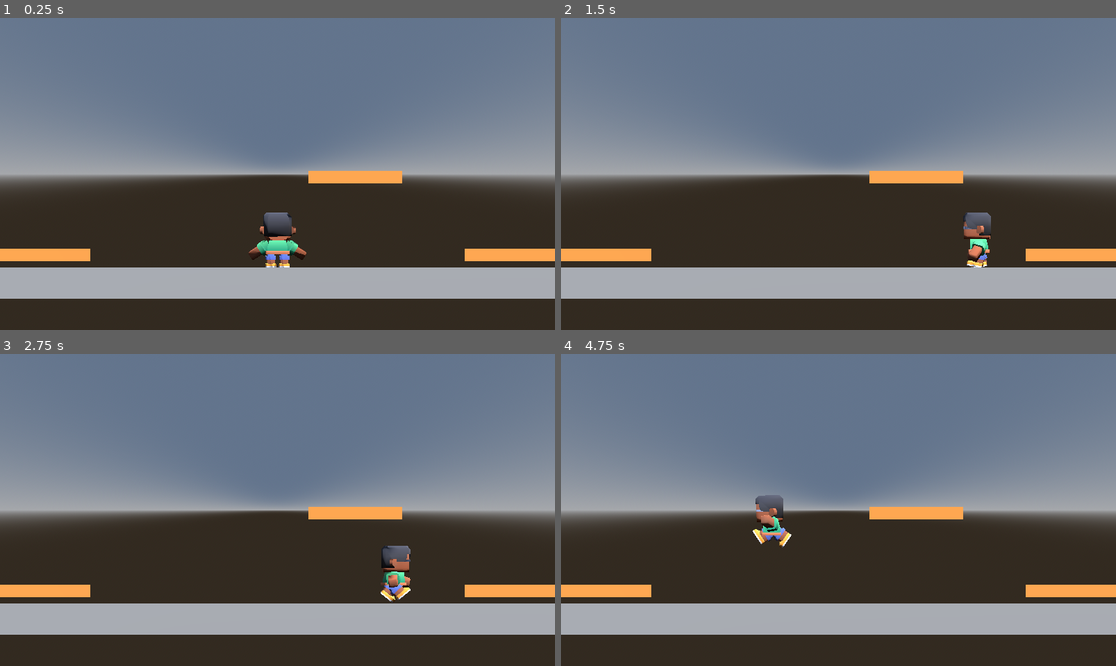
Above: before the commit, frames 1-4 (two rows, left to right).
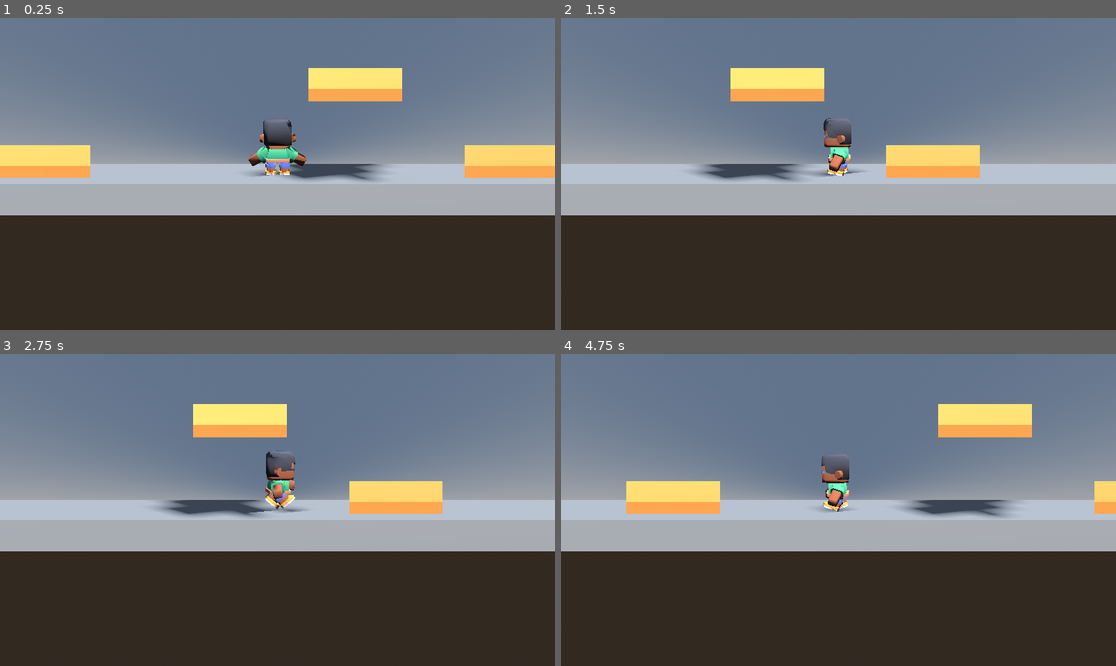
Above: after the commit, the same moments.

Repository: DanielNavarro-02/SpartanBlood
Game: Godot game, scene res://main.tscn
Two runs of this game, one before a commit and one after it. Both use one fixed random seed, a clock stepped at 60 frames per second and the inputs below.
Inputs:
- Up to frame 1 (0.25 s): no input
- Up to frame 2 (1.5 s): hold D (move_right) 0.53-1.28 s; tap Space (saltar) at 0.77 s; hold A (move_left) from 1.28 s (still down)
- Up to frame 3 (2.75 s): tap Space (saltar) at 1.52 s; release A (move_left) at 2.03 s; hold D (move_right) from 2.03 s (still down)
- Up to frame 4 (4.75 s): release D (move_right) at 2.78 s; hold W (move_up) 2.78-3.53 s; tap Space (saltar) at 3.02, 3.77, 4.52 s; hold A (move_left) from 3.53 s (still down)

The runs differ from the first frame. In frame 1, 33% of the frame differs, in the area x 0-100%, y 16-90%; in frame 2, 31%; in frame 3, 32%; in frame 4, 31%.

Commit message:
T8 N1 - Tarea A - camara pegada

Diff:
--- /dev/null
+++ b/camera_3d.gd
@@ -0,0 +1,16 @@
+extends Camera3D
+
+@export var objetivo: Node3D
+@export var distancia = Vector3(0, 2, 12)
+
+func _ready():
+	top_level = true
+	# Se orienta UNA sola vez, mirando al objetivo.
+	look_at_from_position(objetivo.global_position + distancia,
+			objetivo.global_position)
+
+func _physics_process(delta):
+	global_position = objetivo.global_position + distancia
+	# Medida (bórrenla al terminar):
+	if Engine.get_physics_frames() % 30 == 0:
+		print("cámara ", global_position.snappedf(0.01))
--- a/main.tscn
+++ b/main.tscn
@@ -1,7 +1,8 @@
-[gd_scene format=3]
+[gd_scene format=3 uid="uid://87p8tw6btn7"]
 
-[ext_resource type="Script" path="res://personaje.gd" id="1_pj"]
-[ext_resource type="PackedScene" path="res://personaje/character-male-a.glb" id="2_modelo"]
+[ext_resource type="Script" uid="uid://bi4bnu30rdc5w" path="res://camera_3d.gd" id="1_h2yge"]
+[ext_resource type="Script" uid="uid://bj0372xnq02wk" path="res://personaje.gd" id="1_pj"]
+[ext_resource type="PackedScene" uid="uid://biu6tppn8ml1q" path="res://personaje/character-male-a.glb" id="2_modelo"]
 
 [sub_resource type="ProceduralSkyMaterial" id="CieloMat"]
 
@@ -21,78 +22,80 @@
 [sub_resource type="BoxMesh" id="PlatMalla"]
 size = Vector3(3, 0.4, 4)
 
+[sub_resource type="StandardMaterial3D" id="PlatMat"]
+albedo_color = Color(0.85, 0.55, 0.25, 1)
+
 [sub_resource type="BoxShape3D" id="PlatForma"]
 size = Vector3(3, 0.4, 4)
-
-[sub_resource type="StandardMaterial3D" id="PlatMat"]
-albedo_color = Color(0.85, 0.55, 0.25, 1)
 
 [sub_resource type="CapsuleShape3D" id="Capsula"]
 radius = 0.35
 height = 1.75
 
-[node name="Main" type="Node3D"]
+[node name="Main" type="Node3D" unique_id=253992802]
 
-[node name="WorldEnvironment" type="WorldEnvironment" parent="."]
+[node name="WorldEnvironment" type="WorldEnvironment" parent="." unique_id=574913280]
 environment = SubResource("Entorno")
 
-[node name="DirectionalLight3D" type="DirectionalLight3D" parent="."]
+[node name="DirectionalLight3D" type="DirectionalLight3D" parent="." unique_id=1848351575]
 transform = Transform3D(0.866025, -0.353553, 0.353553, 0, 0.707107, 0.707107, -0.5, -0.612372, 0.612372, 0, 6, 0)
 shadow_enabled = true
 
-[node name="Suelo" type="StaticBody3D" parent="."]
+[node name="Suelo" type="StaticBody3D" parent="." unique_id=1547218063]
 transform = Transform3D(1, 0, 0, 0, 1, 0, 0, 0, 1, 0, -0.5, 0)
 
-[node name="MeshInstance3D" type="MeshInstance3D" parent="Suelo"]
+[node name="MeshInstance3D" type="MeshInstance3D" parent="Suelo" unique_id=762993464]
 mesh = SubResource("PisoMalla")
 
-[node name="CollisionShape3D" type="CollisionShape3D" parent="Suelo"]
+[node name="CollisionShape3D" type="CollisionShape3D" parent="Suelo" unique_id=1394597494]
 shape = SubResource("PisoForma")
 
-[node name="Plataformas" type="Node3D" parent="."]
+[node name="Plataformas" type="Node3D" parent="." unique_id=1789250081]
 
-[node name="Plataforma1" type="StaticBody3D" parent="Plataformas"]
+[node name="Plataforma1" type="StaticBody3D" parent="Plataformas" unique_id=1740118882]
 transform = Transform3D(1, 0, 0, 0, 1, 0, 0, 0, 1, 7.5, 0.4, 0)
 
-[node name="MeshInstance3D" type="MeshInstance3D" parent="Plataformas/Plataforma1"]
+[node name="MeshInstance3D" type="MeshInstance3D" parent="Plataformas/Plataforma1" unique_id=769853032]
 mesh = SubResource("PlatMalla")
 surface_material_override/0 = SubResource("PlatMat")
 
-[node name="CollisionShape3D" type="CollisionShape3D" parent="Plataformas/Plataforma1"]
+[node name="CollisionShape3D" type="CollisionShape3D" parent="Plataformas/Plataforma1" unique_id=1506157455]
 shape = SubResource("PlatForma")
 
-[node name="Plataforma2" type="StaticBody3D" parent="Plataformas"]
+[node name="Plataforma2" type="StaticBody3D" parent="Plataformas" unique_id=1116342032]
 transform = Transform3D(1, 0, 0, 0, 1, 0, 0, 0, 1, -7.5, 0.4, 0)
 
-[node name="MeshInstance3D" type="MeshInstance3D" parent="Plataformas/Plataforma2"]
+[node name="MeshInstance3D" type="MeshInstance3D" parent="Plataformas/Plataforma2" unique_id=2069169654]
 mesh = SubResource("PlatMalla")
 surface_material_override/0 = SubResource("PlatMat")
 
-[node name="CollisionShape3D" type="CollisionShape3D" parent="Plataformas/Plataforma2"]
+[node name="CollisionShape3D" type="CollisionShape3D" parent="Plataformas/Plataforma2" unique_id=2141320878]
 shape = SubResource("PlatForma")
 
-[node name="Plataforma3" type="StaticBody3D" parent="Plataformas"]
+[node name="Plataforma3" type="StaticBody3D" parent="Plataformas" unique_id=1154397797]
 transform = Transform3D(1, 0, 0, 0, 1, 0, 0, 0, 1, 2.5, 2.9, 0)
 
-[node name="MeshInstance3D" type="MeshInstance3D" parent="Plataformas/Plataforma3"]
+[node name="MeshInstance3D" type="MeshInstance3D" parent="Plataformas/Plataforma3" unique_id=1596990889]
 mesh = SubResource("PlatMalla")
 surface_material_override/0 = SubResource("PlatMat")
 
-[node name="CollisionShape3D" type="CollisionShape3D" parent="Plataformas/Plataforma3"]
+[node name="CollisionShape3D" type="CollisionShape3D" parent="Plataformas/Plataforma3" unique_id=2052607912]
 shape = SubResource("PlatForma")
 
-[node name="Camera3D" type="Camera3D" parent="."]
+[node name="Camera3D" type="Camera3D" parent="." unique_id=1899636031 node_paths=PackedStringArray("objetivo")]
 transform = Transform3D(1, 0, 0, 0, 1, 0, 0, 0, 1, 0, 3, 12)
 projection = 1
 size = 10.0
+script = ExtResource("1_h2yge")
+objetivo = NodePath("../Personaje")
 
-[node name="Personaje" type="CharacterBody3D" parent="."]
+[node name="Personaje" type="CharacterBody3D" parent="." unique_id=214092241]
 axis_lock_linear_z = true
 script = ExtResource("1_pj")
 
-[node name="CollisionShape3D" type="CollisionShape3D" parent="Personaje"]
+[node name="CollisionShape3D" type="CollisionShape3D" parent="Personaje" unique_id=394902781]
 transform = Transform3D(1, 0, 0, 0, 1, 0, 0, 0, 1, 0, 0.875, 0)
 shape = SubResource("Capsula")
 
-[node name="Modelo" parent="Personaje" instance=ExtResource("2_modelo")]
+[node name="Modelo" parent="Personaje" unique_id=625367630 instance=ExtResource("2_modelo")]
 transform = Transform3D(-2.6, 0, 0, 0, 2.6, 0, 0, 0, -2.6, 0, 0, 0)
--- a/personaje.gd
+++ b/personaje.gd
@@ -6,7 +6,7 @@
 @export var speed = 6.0
 @export var tiempo_arranque = 0.15
 @export var gravedad = 30.0
-@export var altura_salto = 2.0
+@export var altura_salto = 4.0
 @onready var anim = $Modelo/AnimationPlayer
 
 # Enchufes: otros scripts (las acciones del juego) cambian estas tres variables.
Not shown, added: camera_3d.gd.uid
